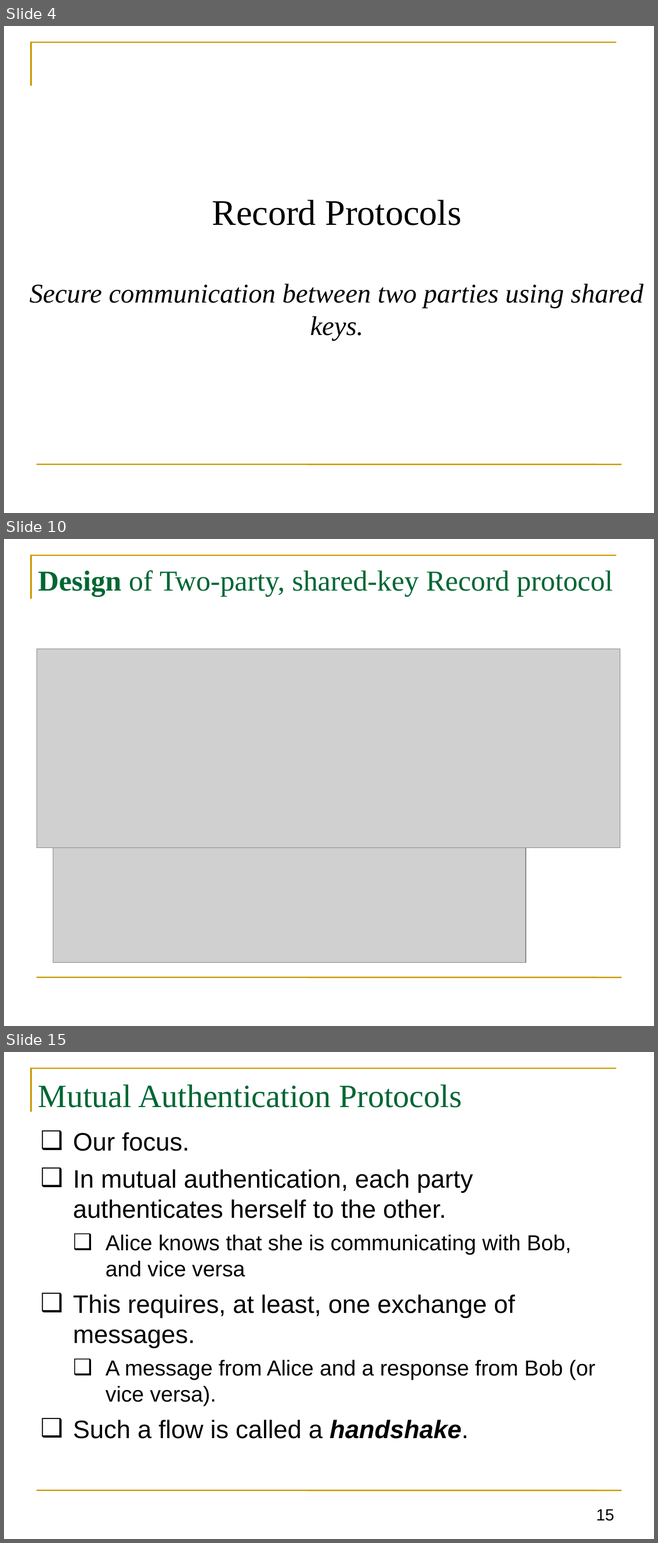
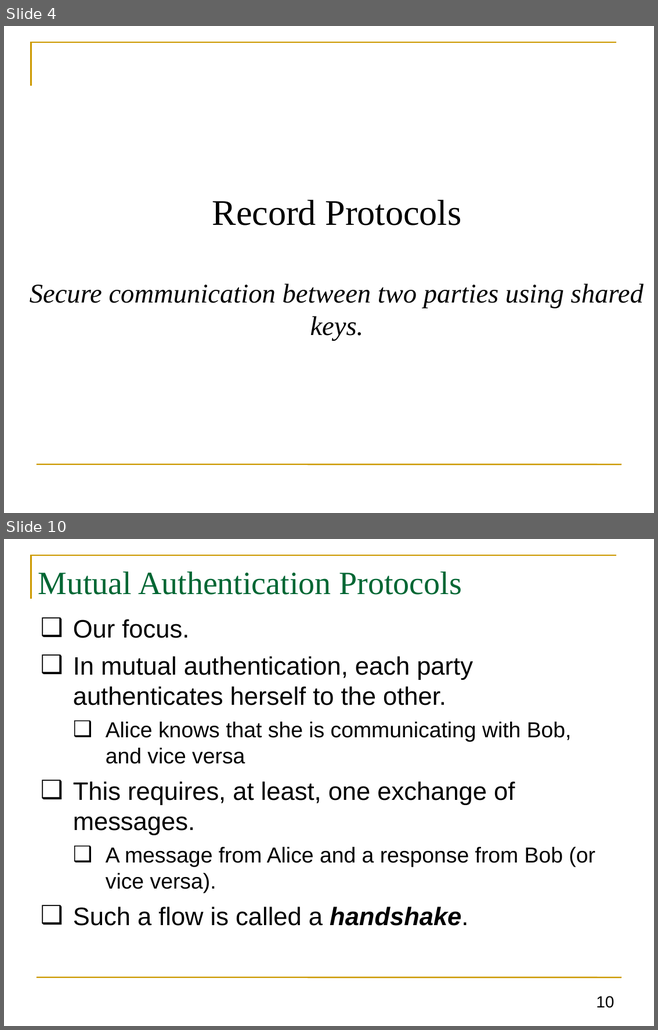
Before and after one commit to GhadaAlmashaqbeh/GhadaAlmashaqbeh.github.io, a slide deck: courses/cse3400-f2024/lecture8.pptx. Shown one above the other, each under a label of ours: slides 4, 10 and 15 before the commit, slides 4 and 10 after it; the slides between them are not shown. The pictures are 658x1543 and 658x1030 pixels, drawn with LibreOffice and Linux fonts; fonts in the diff are those of the drawing; grey boxes stand for pictures. Boxes give left, top, right and bottom in pixels: in the first picture for what was removed or moved away, otherwise in the second. Text is boxed around its words. In the diff, an @@ line names an element or a change of style, - is before the commit and + after.

```diff
--- a/courses/cse3400-f2024/lecture8.pptx
+++ b/courses/cse3400-f2024/lecture8.pptx
@@ slide 10 removed at box(4, 539, 654, 1026), background #FFFFFF; not listed: 2 template elements that a slide beside it also shows @@
@@ title removed at box(38, 570, 612, 596) @@
-Design of Two-party, shared-key Record protocol
@@ picture removed at box(36, 649, 620, 848) @@
@@ picture removed at box(53, 848, 525, 962) @@
@@ what was slide 15 is now slide 10 @@
@@ page number at box(596, 996, 614, 1008): text changed @@
-15
+10
```
Also in this commit, not shown: 13 slides changed, 4 other slides removed, 3 other files.
